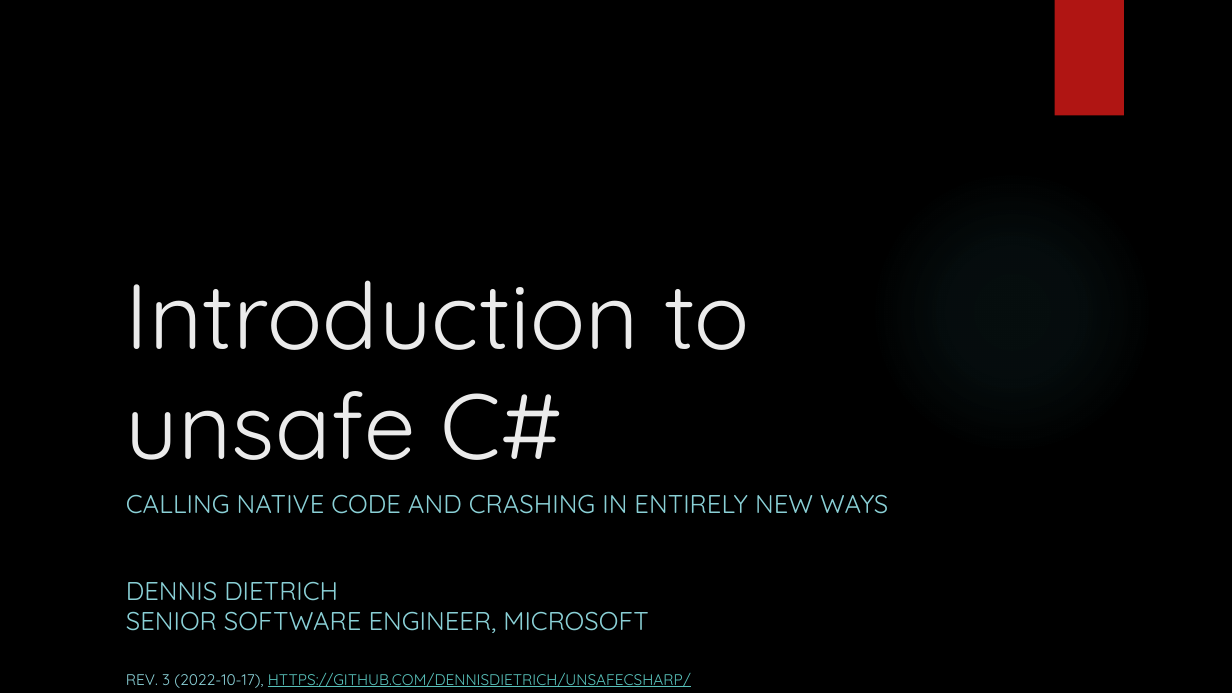
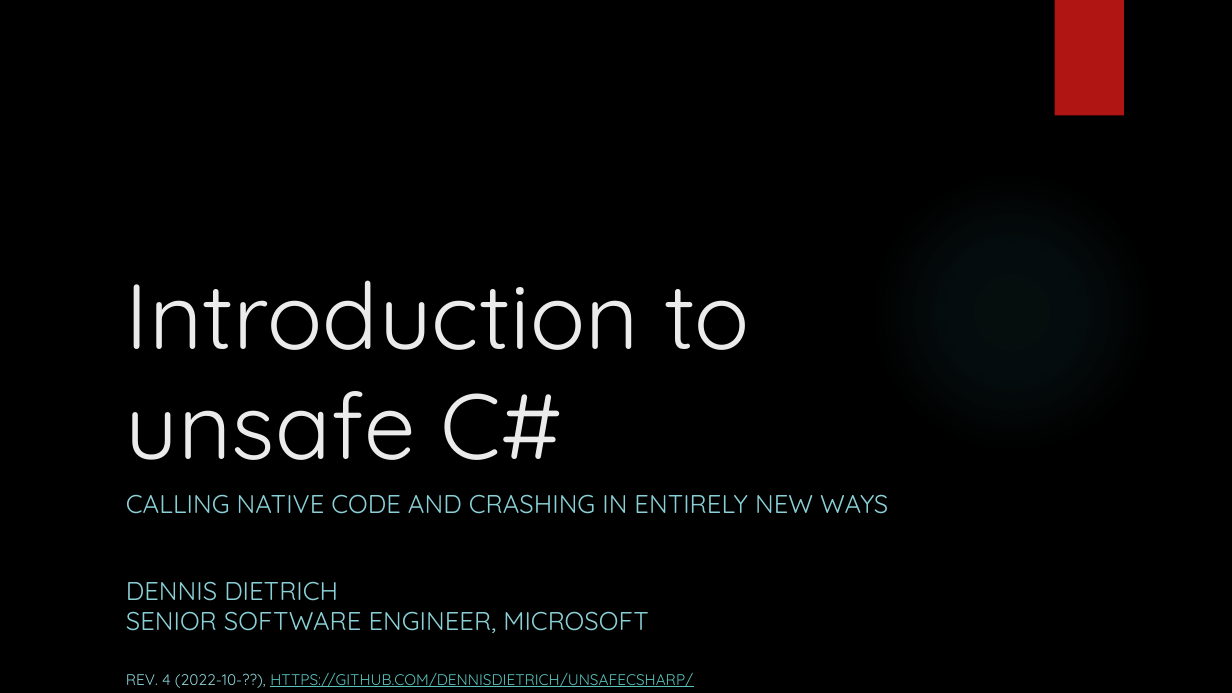
Before and after one commit to dennisdietrich/UnsafeCSharp, a slide deck: slide 1 of doc/Introduction to unsafe C#.pptx. Drawn at 1232x693 pixels with LibreOffice and Linux fonts; fonts in the diff are those of the drawing; background and template pictures are left out. Boxes give left, top, right and bottom in pixels: in the first picture for what was removed or moved away, otherwise in the second. Text is boxed around its words. In the diff, an @@ line names an element or a change of style, - is before the commit and + after.

```diff
--- a/doc/Introduction to unsafe C#.pptx
+++ b/doc/Introduction to unsafe C#.pptx
@@ text at [126,673,693,688]: text changed @@
-REV. 3 (2022-10-17), HTTPS://GITHUB.COM/DENNISDIETRICH/UNSAFECSHARP/
+REV. 4 (2022-10-??), HTTPS://GITHUB.COM/DENNISDIETRICH/UNSAFECSHARP/
```
Also in this commit, not shown: 2 other slides changed.
